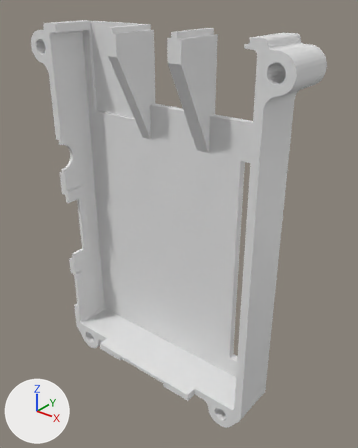
An edit to the Blender file Derivatives/Raspberry Pi Vesa/raspberry-pi-vesa-top.blend, drawn before and after from the same camera.
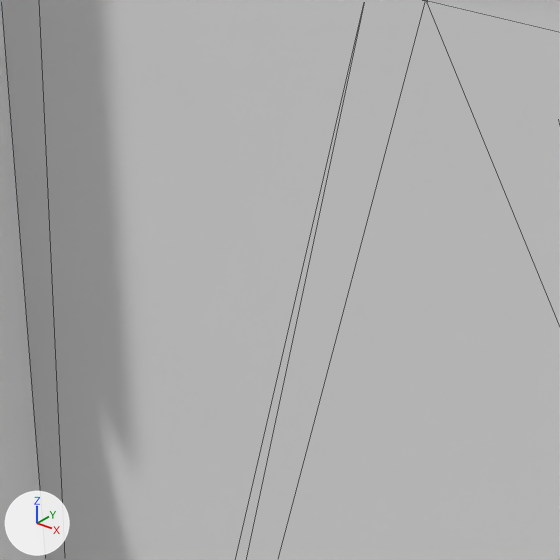
Old and new are each drawn whole from a 50 mm lens placed at (78.5, -91.3, 105.1), pointed at (6.8, -1.7, 49.5) and again close up on the part from 25% to 47% of the width and 31% to 49% of the height. Lighting does not change. The marker at lower left points along +X, +Y and +Z. The close-ups show mesh edges as thin lines.

The scene before the commit, as lines of its bpy script (objects in view):
```python
me_rpi2_top_plain = bpy.data.meshes.new('Rpi2-Top-Plain')
me_rpi2_top_plain.from_pydata(...)  # 1098 vertices, 2208 faces; spans x -5.9..67.9, y -13.5..2.0, z -100.6..-4.4
ob_rpi2_top_plain = bpy.data.objects.new('Rpi2-Top-Plain', me_rpi2_top_plain)
ob_rpi2_top_plain.location = (-28.34, 0.0, 100.83)
_m = ob_rpi2_top_plain.modifiers.new('Boolean', 'BOOLEAN')
_m.object = ob_cube
_m.solver = 'FLOAT'
```
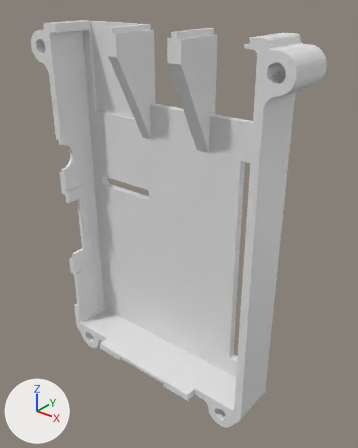
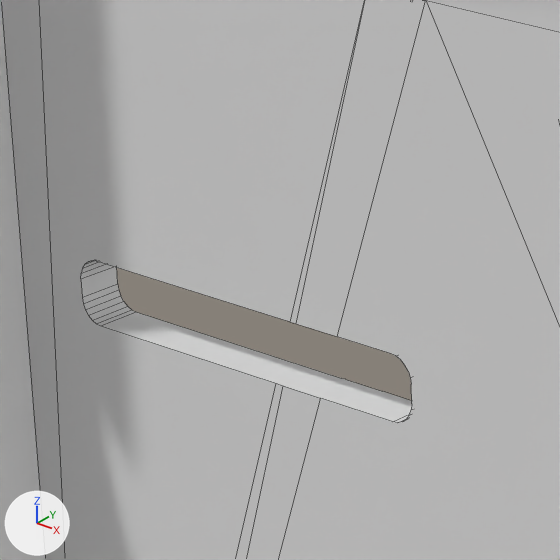
Where the change shows, as pixel boxes [x1, y1, x2, y2] in the close-ups (560 x 560 px):
```json
{"object": "Rpi2-Top-Plain", "change": "modifiers changed", "before": [0, 0, 560, 560], "after": [0, 0, 560, 560]}
```

Scene script edits in JSON lines:
```json
{"op": "add", "block": "me_p_001", "code": ["me_p_001 = bpy.data.meshes.new('P.001')", "me_p_001.from_pydata(...)  # 56 vertices, 30 faces; spans x 5.4..23.4, y 0.0..24.8, z -48.2..-45.4"]}
{"op": "add", "block": "ob_rpi2_top_plain", "code": "_m = ob_rpi2_top_plain.modifiers.new('Boolean.001', 'BOOLEAN')"}
{"op": "add", "block": "ob_rpi2_top_plain", "code": "_m.object = ob_p_001"}
{"op": "add", "block": "ob_rpi2_top_plain", "code": "_m.solver = 'FLOAT'"}
{"op": "add", "block": "ob_p_001", "code": ["ob_p_001 = bpy.data.objects.new('P.001', me_p_001)", "ob_p_001.location = (-28.27, -10.32, 100.7)", "ob_p_001.hide_viewport = True"]}
```
